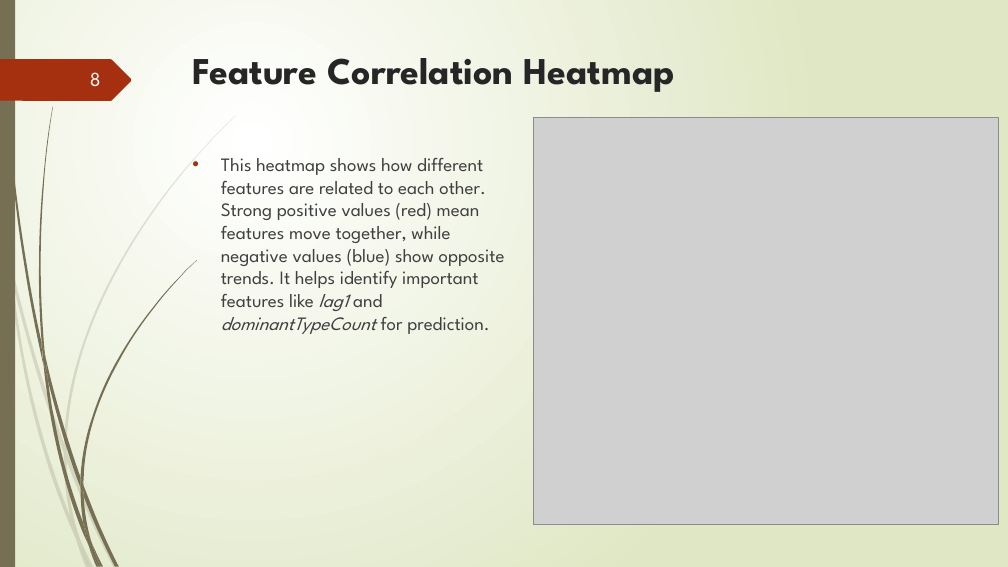
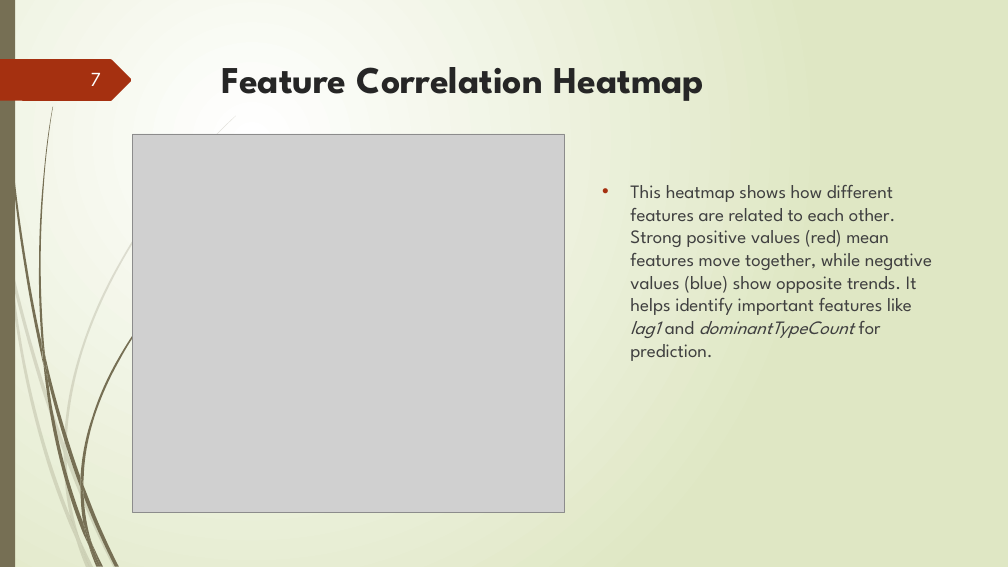
Before and after one commit to ruslan-durrani/herts-ds-project-24079307, a slide deck: slide 7 of Presentation Document ppt.pptx (slide 8 before the commit). Drawn at 1008x567 pixels with LibreOffice and Linux fonts; fonts in the diff are those of the drawing; grey boxes stand for pictures. Boxes give left, top, right and bottom in pixels: in the first picture for what was removed or moved away, otherwise in the second. Text is boxed around its words. In the diff, an @@ line names an element or a change of style, - is before the commit and + after.

```diff
--- a/Presentation Document ppt.pptx
+++ b/Presentation Document ppt.pptx
@@ title "Feature Correlation Heatmap": place and size @@
-title "Feature Correlation Heatmap" at bbox=[192, 58, 675, 92]
+title "Feature Correlation Heatmap" at bbox=[222, 67, 704, 101]
@@ page number at bbox=[91, 73, 101, 86]: text changed @@
-8
+7
@@ picture: place and size @@
-picture at bbox=[534, 117, 998, 524]
+picture at bbox=[132, 134, 565, 512]
@@ text "This heatmap shows how different ..." rewrapped from bbox=[221, 158, 505, 334] to bbox=[630, 185, 932, 361] @@
```
Also in this commit, not shown: 12 other slides changed, 3 slides added, 4 slides removed, 1 other file.
